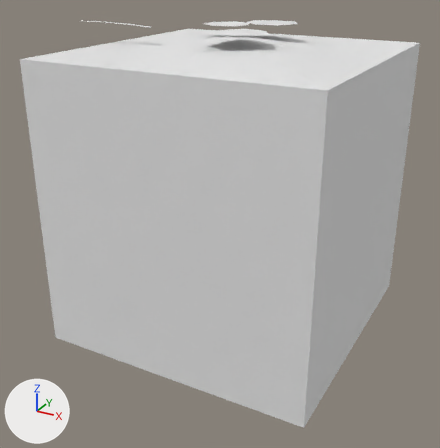
The FBX model Assets/Tiles/Rock/Stone Tile 2.fbx: old version first, new version second.
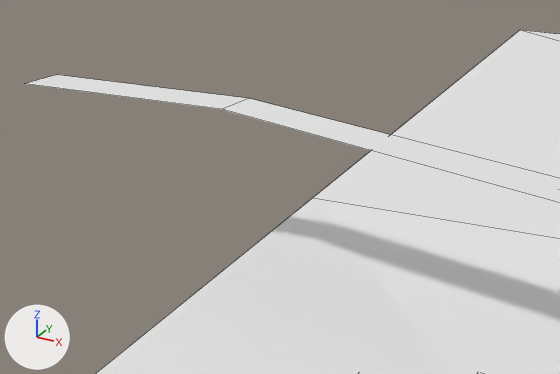
Each version appears first whole from a 50 mm camera at (1.956, -3.8, 1.634) aimed at (-0.065, -0.126, -0.203), and next in a close-up from a 50 mm camera at (-0.647, -0.718, 1.413) aimed at (-0.968, -0.134, 1.121). The lights are fixed; the arrows at lower left show +X, +Y and +Z. The first two pictures are the older version. The close-ups show mesh edges as thin lines. Where no turn or scale is listed for an object, it has been applied to the vertices. Vertices at exactly the same position are counted once.

Objects in the first close-up: 'Stone Tile 2'.
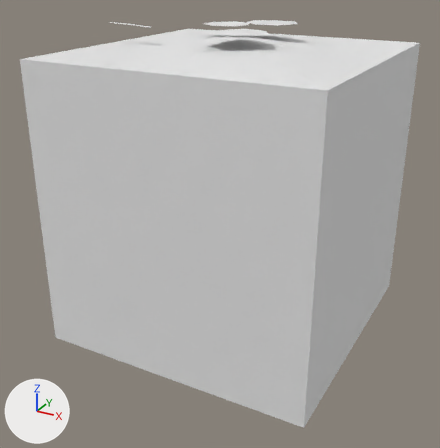
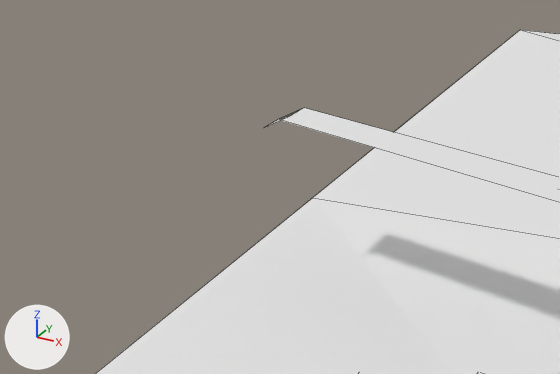
Commit message: A crack in the barren rock ran a hand's breadth off its own tile

What differs and where, as boxes [x1, y1, x2, y2] in the close-ups (560 x 374 px; the box of a moved part takes in the faces that stretch with it):
'Stone Tile 2', reshaped
    before: [25, 30, 560, 374]
    after: [95, 30, 560, 374]
part 1 of me_stone_tile_2, moved or reshaped
    before: [25, 75, 560, 203]
    after: [266, 108, 560, 202]

Patch to the scene script:
```diff
--- a/Assets/Tiles/Rock/Stone Tile 2.fbx.py
+++ b/Assets/Tiles/Rock/Stone Tile 2.fbx.py
@@ me_stone_tile_2 @@
 # used by ob_stone_tile_2; location = (0.0, 0.0, 0.0)
-me_stone_tile_2.from_pydata(...)  # 50 vertices, 27 faces; spans x -1.22..1.0, y -1.0..1.0, z -1.0..1.2
-me_stone_tile_2.vertices[46].co = (-1.0, -0.13, 1.2)  # pixel (249, 98)
-me_stone_tile_2.vertices[47].co = (-1.01, -0.17, 1.2)  # pixel (222, 109)
-me_stone_tile_2.vertices[48].co = (-1.22, -0.15, 1.2)  # pixel (56, 74)
-me_stone_tile_2.vertices[49].co = (-1.22, -0.19, 1.2)  # pixel (24, 83)
+me_stone_tile_2.from_pydata(...)  # 50 vertices, 27 faces; spans x -1.0..1.0, y -1.0..1.0, z -1.0..1.2
+# me_stone_tile_2 part 1
+me_stone_tile_2.vertices[46].co = (-0.95, -0.13, 1.2)  # pixel (304, 107)
+me_stone_tile_2.vertices[47].co = (-0.95, -0.17, 1.2)  # pixel (278, 119)
+me_stone_tile_2.vertices[48].co = (-0.95, -0.15, 1.2)  # pixel (291, 115)
+me_stone_tile_2.vertices[49].co = (-0.95, -0.19, 1.2)
 me_stone_tile_2.materials.append(mat_tileworld_tiles)
```
